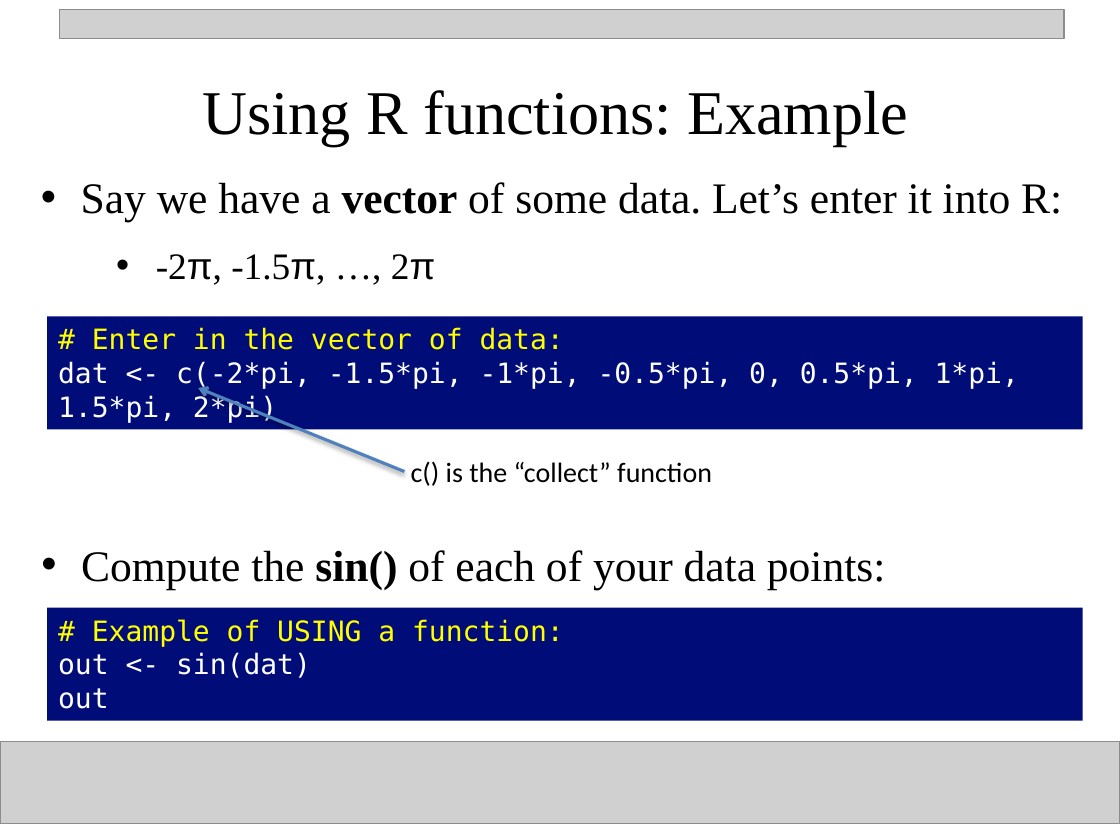
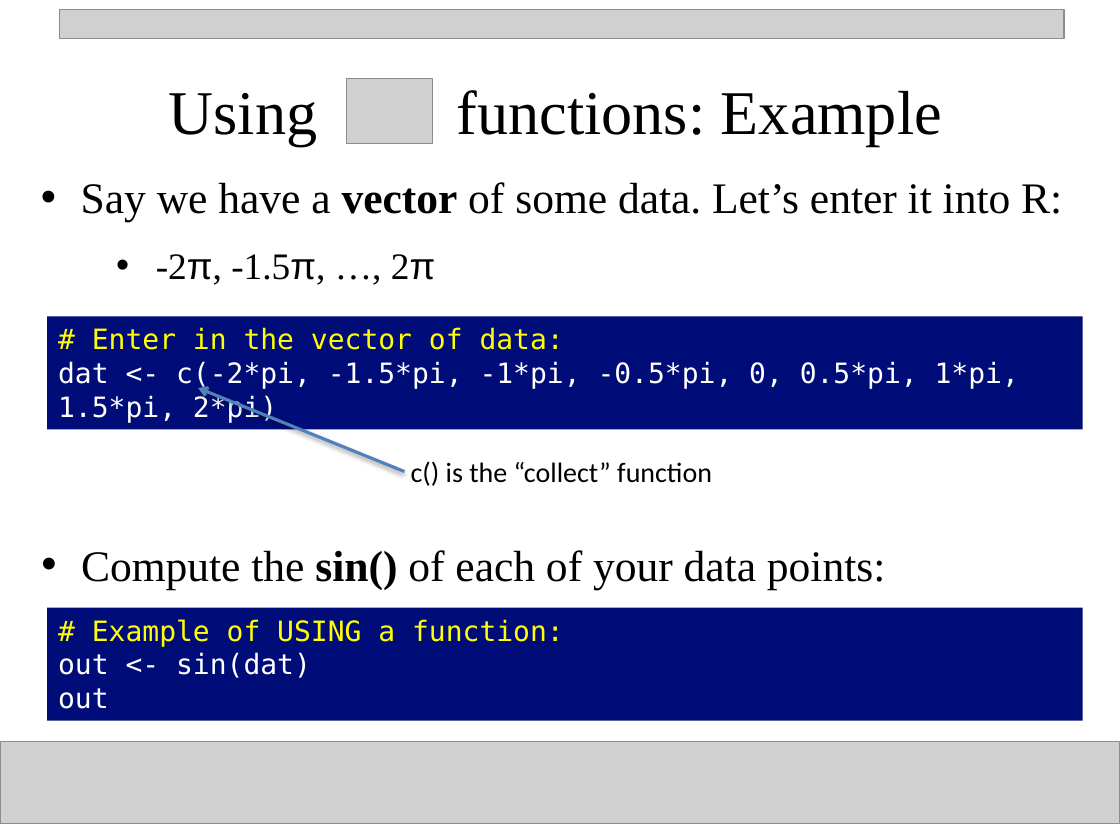
Before and after one commit to npetraco/workshop21, a slide deck: slide 9 of notes/day_1.pptx. Drawn at 1120x840 pixels with LibreOffice and Linux fonts; fonts in the diff are those of the drawing; grey boxes stand for pictures. Boxes give left, top, right and bottom in pixels: in the first picture for what was removed or moved away, otherwise in the second. Text is boxed around its words. In the diff, an @@ line names an element or a change of style, - is before the commit and + after.

```diff
--- a/notes/day_1.pptx
+++ b/notes/day_1.pptx
@@ picture added at [347,78,432,143] @@
@@ text at [169,90,942,146]: text changed @@
-Using R functions: Example
+Using functions: Example
```
Also in this commit, not shown: 8 other slides changed, 4 other files.
